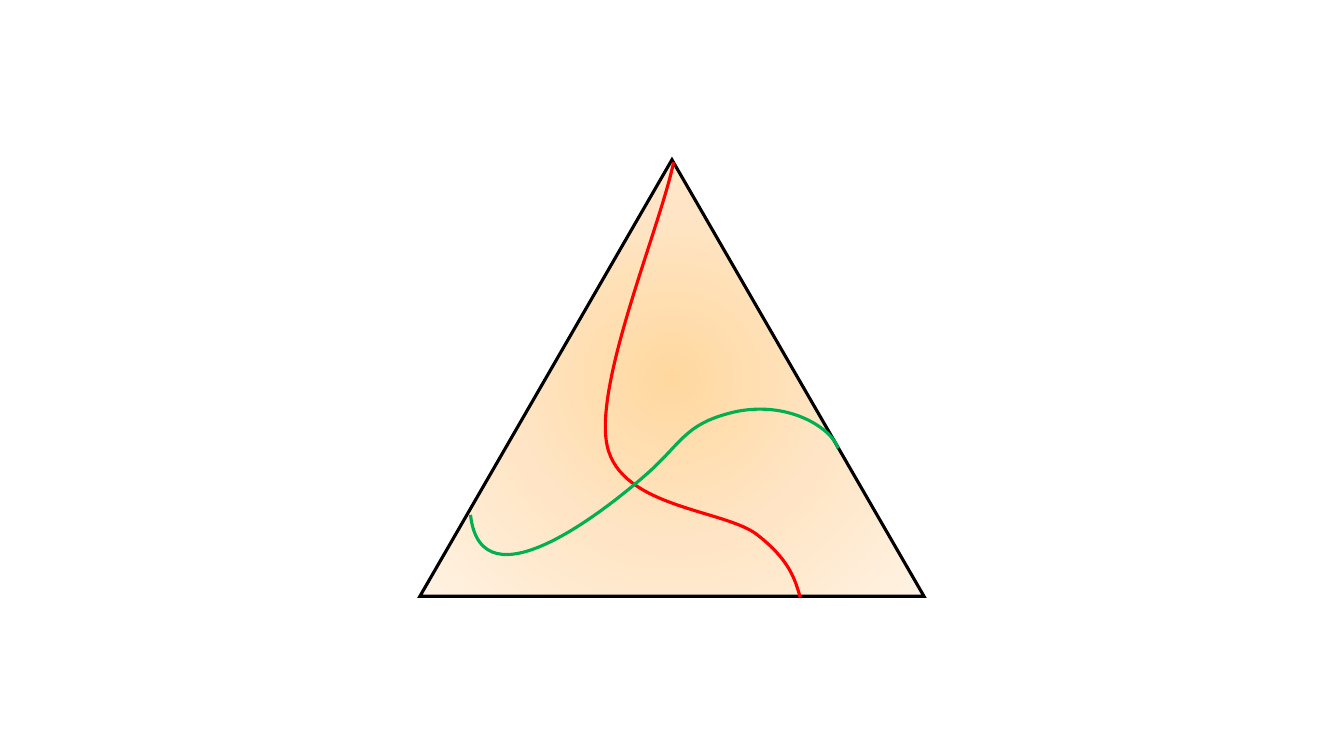
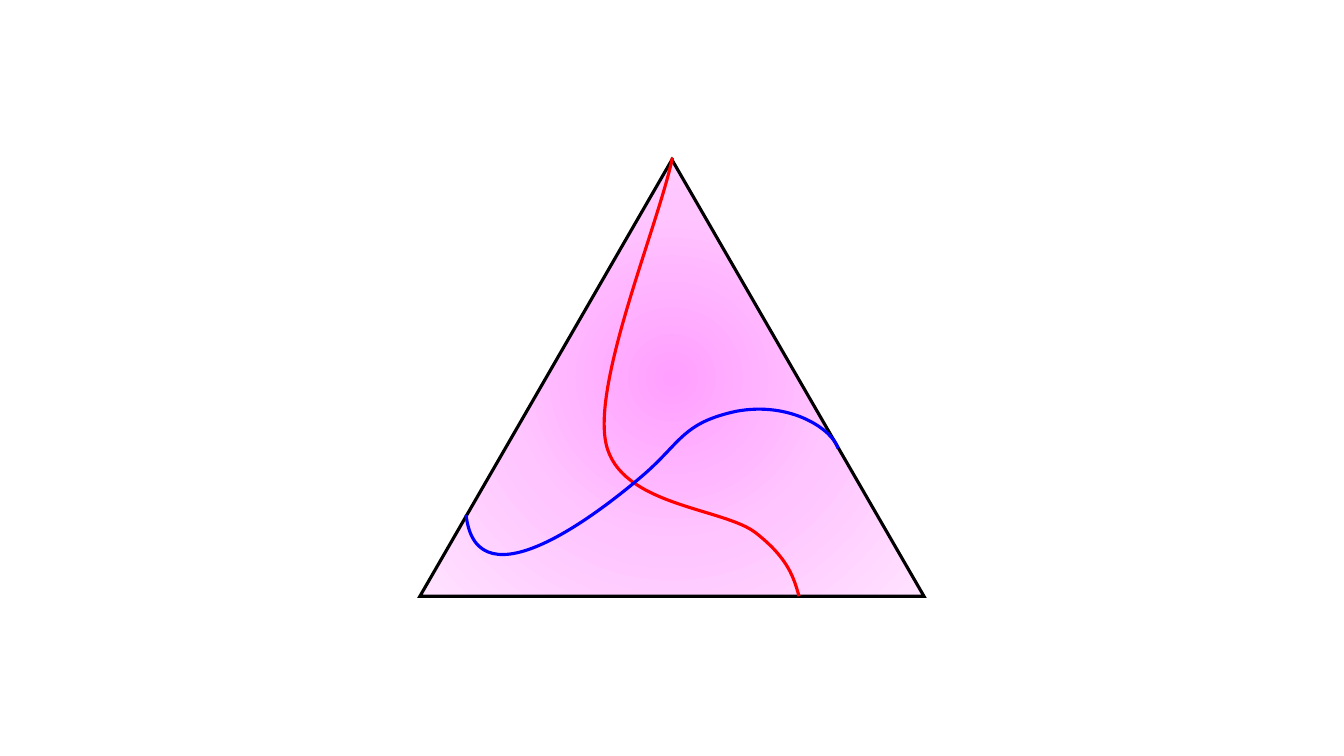
Before and after one commit to Chuangye-Wang/DCModeling, a slide deck: slide 3 of design.pptx. Drawn at 1344x756 pixels with LibreOffice and Linux fonts; fonts in the diff are those of the drawing. Boxes give left, top, right and bottom in pixels: in the first picture for what was removed or moved away, otherwise in the second. Text is boxed around its words. In the diff, an @@ line names an element or a change of style, - is before the commit and + after.

```diff
--- a/design.pptx
+++ b/design.pptx
@@ triangle at box(420, 159, 925, 596): fill gradient #FFD8A0 to #FFE6C5 to #FFF2E3 to gradient #FFA0FF to #FFC5FF to #FFE3FF @@
@@ freeform shape: place and size @@
-freeform shape at box(606, 162, 801, 598)
+freeform shape at box(604, 157, 799, 596)
@@ freeform shape: place and size @@
-freeform shape at box(471, 409, 839, 555)
+freeform shape at box(466, 409, 838, 555)
@@ freeform shape at box(466, 409, 838, 555): outline #00B050 2.25 pt to #0000FF 2.25 pt @@
```
Also in this commit, not shown: 1 slide added, 1 slide removed, 10 other files.
